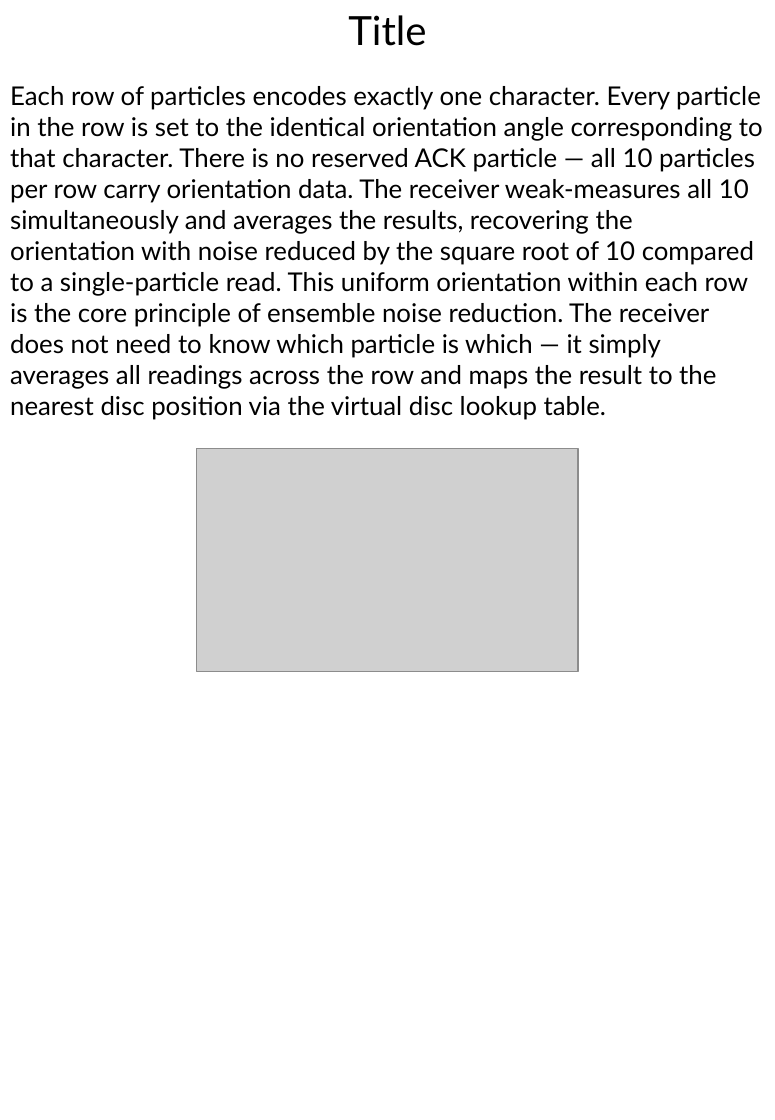
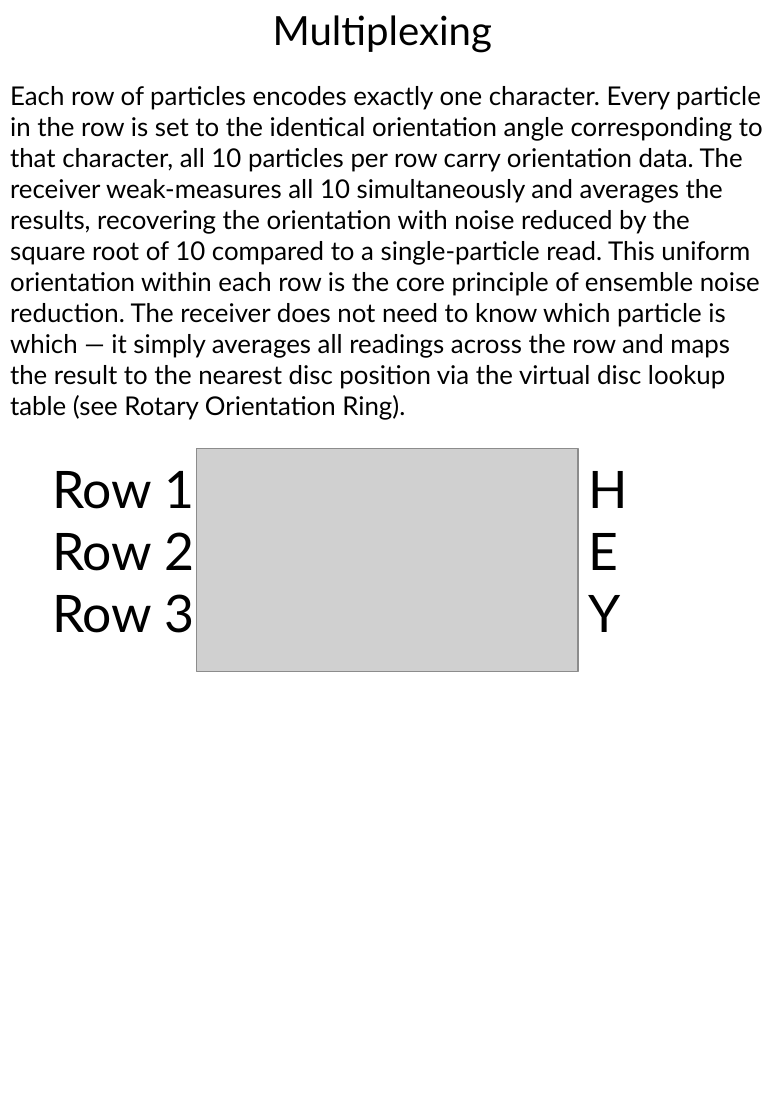
Before and after one commit to DansDesigns/EMT, a slide deck: slide 4 of QuantumEntangledMultiplexingTranceiver.pptx (slide 5 before the commit). Drawn at 775x1120 pixels with LibreOffice and Linux fonts; fonts in the diff are those of the drawing; grey boxes stand for pictures. Boxes give left, top, right and bottom in pixels: in the first picture for what was removed or moved away, otherwise in the second. Text is boxed around its words. In the diff, an @@ line names an element or a change of style, - is before the commit and + after.

```diff
--- a/QuantumEntangledMultiplexingTranceiver.pptx
+++ b/QuantumEntangledMultiplexingTranceiver.pptx
@@ text at (273,15,492,53): text changed @@
-Title
+Multiplexing
@@ text at (10,86,763,420): text changed @@
-Each row of particles encodes exactly one character. Every particle in the row is set to the identical orientation angle corresponding to that character. There is no reserved ACK particle — all 10 particles per row carry orientation data. The receiver weak-measures all 10 simultaneously and averages the results, recovering the orientation with noise reduced by the square root of 10 compared to a single-particle read. This uniform orientation within each row is the core principle of ensemble noise reduction. The receiver does not need to know which particle is which — it simply averages all readings across the row and maps the result to the nearest disc position via the virtual disc lookup table.
+Each row of particles encodes exactly one character. Every particle in the row is set to the identical orientation angle corresponding to that character, all 10 particles per row carry orientation data. The receiver weak-measures all 10 simultaneously and averages the results, recovering the orientation with noise reduced by the square root of 10 compared to a single-particle read. This uniform orientation within each row is the core principle of ensemble noise reduction. The receiver does not need to know which particle is which — it simply averages all readings across the row and maps the result to the nearest disc position via the virtual disc lookup table (see Rotary Orientation Ring).
@@ text added at (52,471,194,633), 36 pt, text #000000 @@
+Row 1
+Row 2
+Row 3
@@ text added at (588,471,627,632), 36 pt, text #000000 @@
+H
+E
+Y
```
Also in this commit, not shown: 14 other slides changed.
